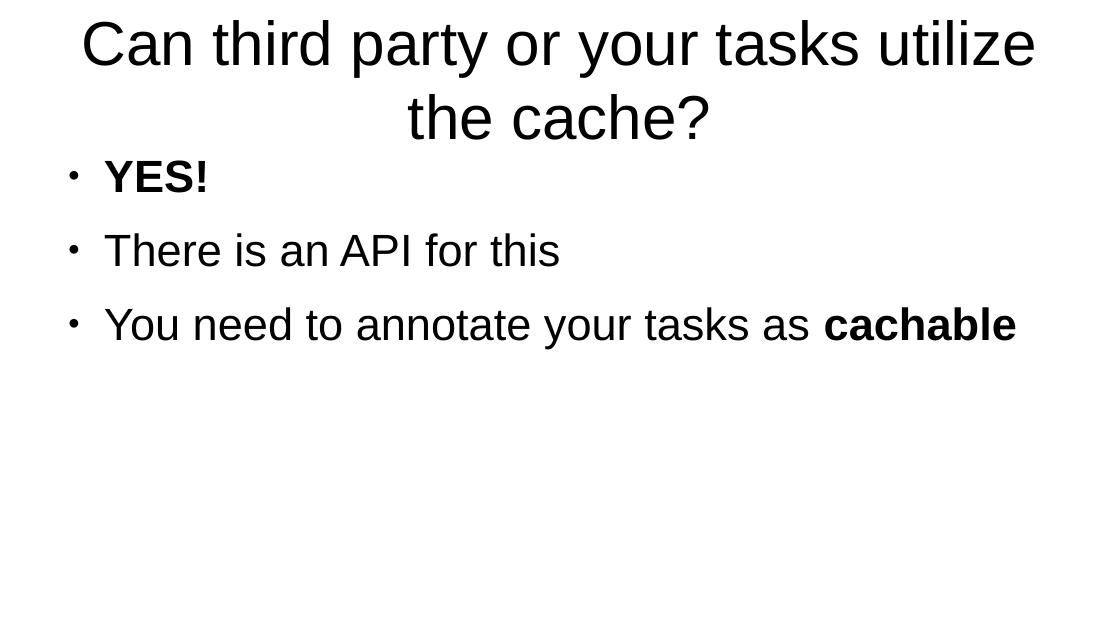
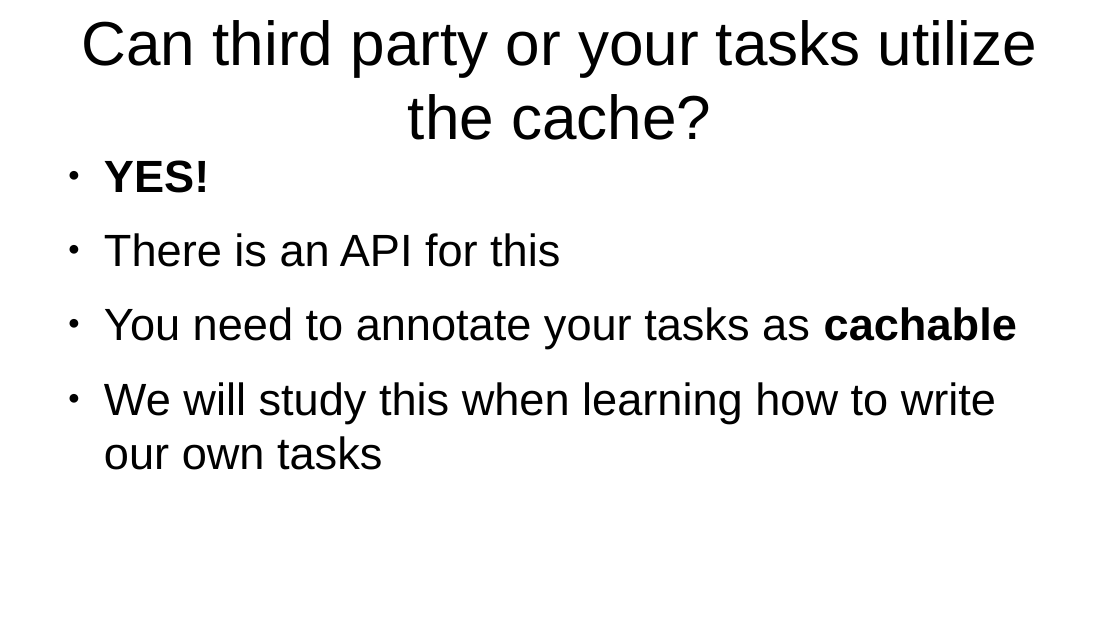
Before and after one commit to veltzer/teaching-slides, a slide deck: slide 50 of odp/gradle/gradle.odp (slide 48 before the commit). Drawn at 1120x630 pixels with LibreOffice and Linux fonts; fonts in the diff are those of the drawing. Boxes give left, top, right and bottom in pixels: in the first picture for what was removed or moved away, otherwise in the second. Text is boxed around its words. In the diff, an @@ line names an element or a change of style, - is before the commit and + after.

```diff
--- a/odp/gradle/gradle.odp
+++ b/odp/gradle/gradle.odp
@@ text at [104, 382, 996, 470]: paragraph added @@
+● We will study this when learning how to write our own tasks
```
Also in this commit, not shown: 5 other slides changed, 7 slides added, 1 slide removed.
